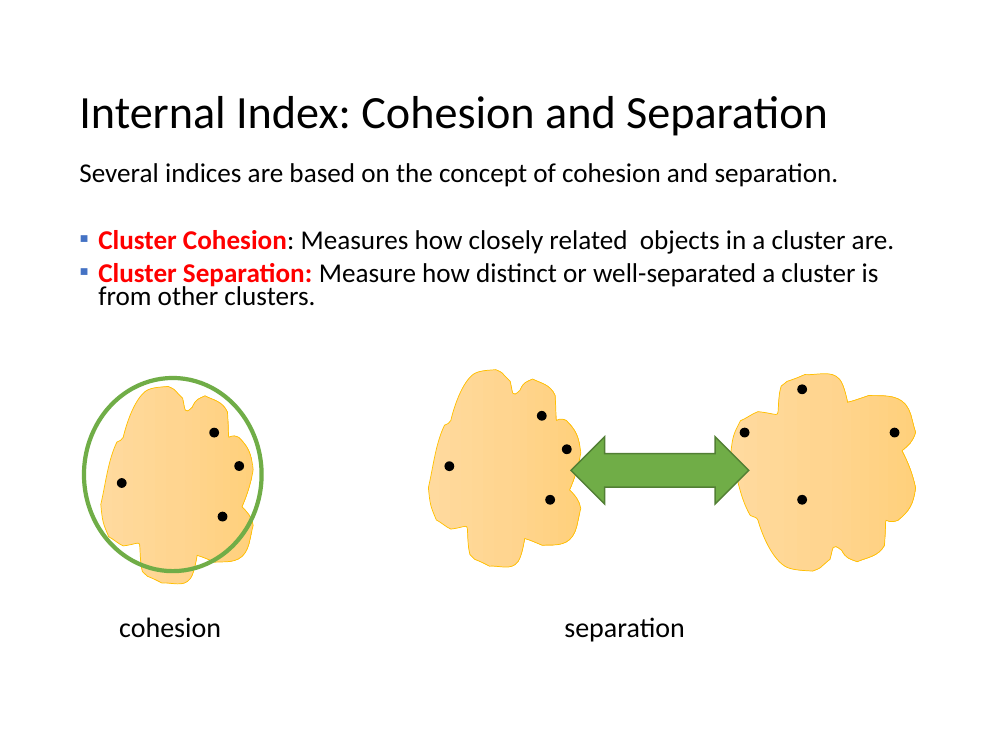
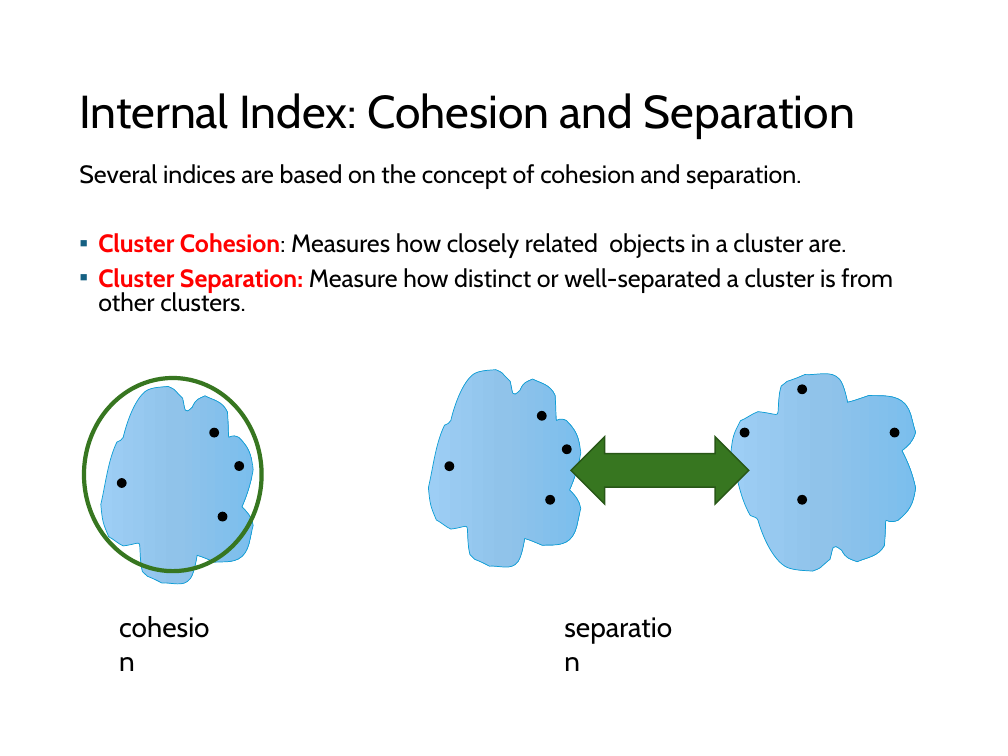
Before and after one commit to mhahsler/Introduction_to_Data_Mining_R_Examples, a slide deck: slide 80 of slides/chap7_basic_cluster_analysis.pptx. Drawn at 1008x756 pixels with LibreOffice and Linux fonts; fonts in the diff are those of the drawing. Boxes give left, top, right and bottom in pixels: in the first picture for what was removed or moved away, otherwise in the second. Text is boxed around its words. In the diff, an @@ line names an element or a change of style, - is before the commit and + after.

```diff
--- a/slides/chap7_basic_cluster_analysis.pptx
+++ b/slides/chap7_basic_cluster_analysis.pptx
@@ text "Several indices are based on ..." at (79, 164, 893, 312): size 19.4 to 17.9 pt, font Calibri to Cabin; line spacing 0.7 to 0.8; bullet colour #4472C4 to #156082 @@
@@ ellipse at (84, 378, 261, 572): outline #70AD47 3 pt to #377620 3 pt @@
@@ fill gradient #FFDB9E to #FFD590 to #FFD07C to gradient #9ECFF5 to #90C4EB to #7CBEED; outline #FFC000 0.5 pt to #0F9ED5 0.5 pt in 3 elements at (429, 369, 581, 571), (731, 369, 916, 571), (101, 387, 254, 588) @@
@@ left right arrow at (571, 436, 748, 504): fill #70AD47 to #377620; outline #538035 1 pt to #295718 1 pt @@
@@ font Calibri to Cabin in 3 elements at (79, 93, 855, 139), (109, 605, 232, 649), (554, 605, 697, 649) @@
```
Also in this commit, not shown: 94 other slides changed, 1 other file.
